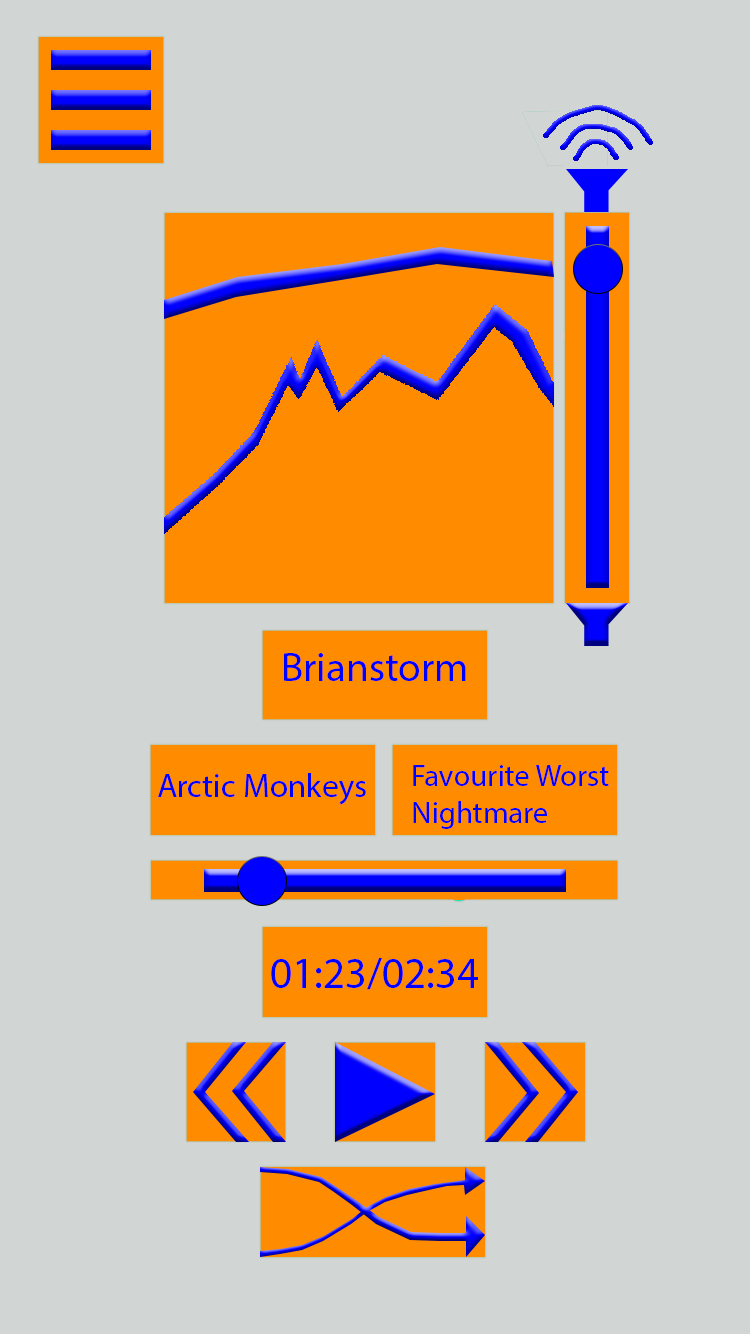
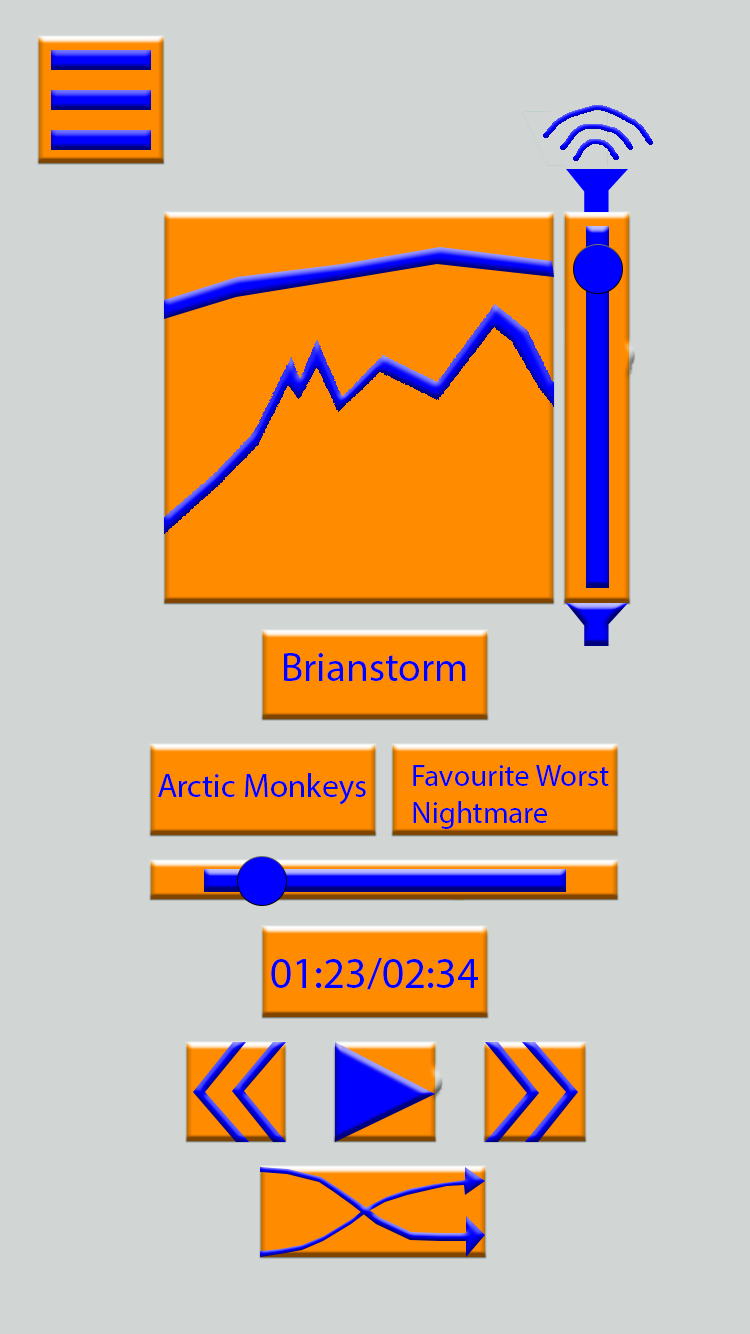
Before/after of a (750, 1334) layered artwork. What changed in the layer stack:
painted on "Boxes" over left=37, top=35, right=636, bottom=1259
painted on "Background" over left=37, top=35, right=636, bottom=1259
